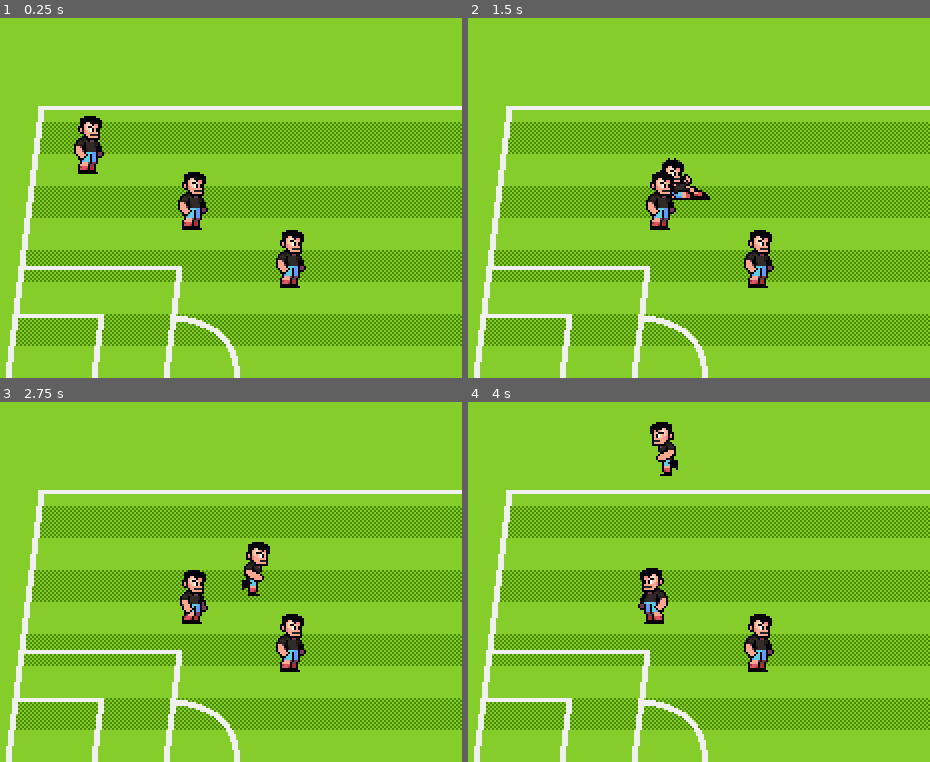
Above: before the commit, frames 1-4 (two rows, left to right).
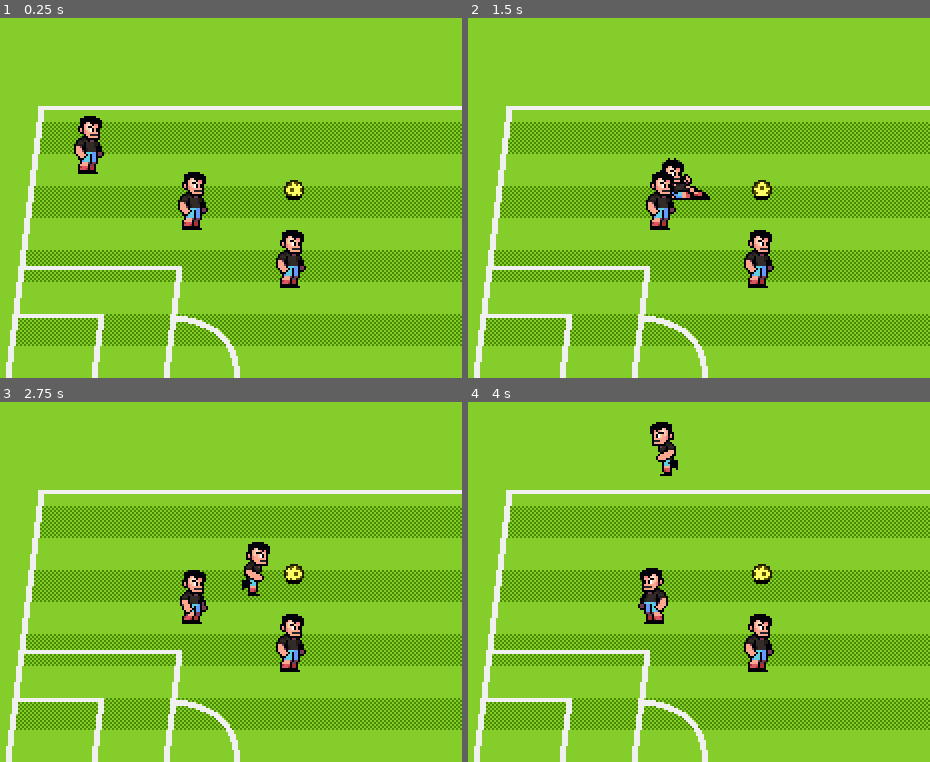
Above: after the commit, the same moments.

Repository: FlatMan89/soccer-course
Game: Godot game, scene res://scenes/world.tscn
Same seed, same stepped clock (60 frames per second), same inputs: the game is played once before the commit and once after it.
Inputs:
- Up to frame 1 (0.25 s): no input
- Up to frame 2 (1.5 s): hold Right (p1_right) 0.53-1.28 s; tap [ (p1_pass) at 0.6 s; hold Down (p1_down) from 1.28 s (still down); tap ] (p1_shoot) at 1.35 s
- Up to frame 3 (2.75 s): release Down (p1_down) at 2.03 s; hold Right (p1_right) from 2.03 s (still down); tap S (p2_down) at 2.1 s
- Up to frame 4 (4 s): release Right (p1_right) at 2.78 s; hold Up (p1_up) 2.78-3.53 s; tap A (p2_left) at 2.85 s; hold Left (p1_left) from 3.53 s (still down); tap ` (p2_pass) at 3.6 s

The runs differ from the first frame. In frame 1, 0.2% of the frame differs, in the area x 61-66%, y 45-51%; in frame 2, 0.2%; in frame 3, 0.2%; in frame 4, 0.2%.

Commit message:
add: 添加球对象和球的状态机

Diff:
--- a/project.godot
+++ b/project.godot
@@ -91,6 +91,12 @@
 ]
 }
 
+[layer_names]
+
+2d_physics/layer_1="PitchWalls"
+2d_physics/layer_2="Player"
+2d_physics/layer_3="Ball"
+
 [rendering]
 
 textures/canvas_textures/default_texture_filter=0
--- /dev/null
+++ b/scenes/ball/ball.gd
@@ -0,0 +1,23 @@
+class_name Ball
+extends AnimatableBody2D
+
+enum State { CARRIED, FREEFORM, SHOT }
+
+@onready var player_detection_area: Area2D = %PlayerDetectionArea
+
+var carrer: Player = null
+var current_state: BallState = null
+var state_factory := BallStateFactory.new()
+var velocity := Vector2.ZERO
+
+func _ready() -> void:
+	switch_state(State.FREEFORM)
+
+func switch_state(state: State) -> void:
+	if current_state != null:
+		current_state.queue_free()
+	current_state = state_factory.get_fresh_state(state)
+	current_state.setup(self, player_detection_area, carrer)
+	current_state.state_transition_requested.connect(switch_state.bind())
+	current_state.name = "BallStateMachine"
+	call_deferred("add_child", current_state)
--- /dev/null
+++ b/scenes/ball/ball.tscn
@@ -0,0 +1,102 @@
+[gd_scene load_steps=10 format=3 uid="uid://c38w2p61uoj3m"]
+
+[ext_resource type="Texture2D" uid="uid://dw3bapslinwms" path="res://assets/art/props/soccer-ball.png" id="1_oqv3d"]
+[ext_resource type="Script" uid="uid://dl0vtrl3vwqaq" path="res://scenes/ball/ball.gd" id="1_stoaj"]
+[ext_resource type="Texture2D" uid="uid://bleog7jpl5ibi" path="res://assets/art/props/ball-shadow.png" id="2_nv6q1"]
+
+[sub_resource type="CircleShape2D" id="CircleShape2D_oqv3d"]
+radius = 5.0
+
+[sub_resource type="Animation" id="Animation_nv6q1"]
+length = 0.001
+tracks/0/type = "value"
+tracks/0/imported = false
+tracks/0/enabled = true
+tracks/0/path = NodePath("BallSprite:frame")
+tracks/0/interp = 1
+tracks/0/loop_wrap = true
+tracks/0/keys = {
+"times": PackedFloat32Array(0),
+"transitions": PackedFloat32Array(1),
+"update": 1,
+"values": [0]
+}
+
+[sub_resource type="Animation" id="Animation_oqv3d"]
+resource_name = "idle"
+length = 0.1
+tracks/0/type = "value"
+tracks/0/imported = false
+tracks/0/enabled = true
+tracks/0/path = NodePath("BallSprite:frame")
+tracks/0/interp = 1
+tracks/0/loop_wrap = true
+tracks/0/keys = {
+"times": PackedFloat32Array(0),
+"transitions": PackedFloat32Array(1),
+"update": 1,
+"values": [0]
+}
+
+[sub_resource type="Animation" id="Animation_stoaj"]
+resource_name = "roll"
+length = 0.2
+loop_mode = 1
+step = 0.05
+tracks/0/type = "value"
+tracks/0/imported = false
+tracks/0/enabled = true
+tracks/0/path = NodePath("BallSprite:frame")
+tracks/0/interp = 1
+tracks/0/loop_wrap = true
+tracks/0/keys = {
+"times": PackedFloat32Array(0, 0.05, 0.1, 0.15),
+"transitions": PackedFloat32Array(1, 1, 1, 1),
+"update": 1,
+"values": [0, 1, 2, 3]
+}
+
+[sub_resource type="AnimationLibrary" id="AnimationLibrary_stoaj"]
+_data = {
+&"RESET": SubResource("Animation_nv6q1"),
+&"idle": SubResource("Animation_oqv3d"),
+&"roll": SubResource("Animation_stoaj")
+}
+
+[sub_resource type="CircleShape2D" id="CircleShape2D_nv6q1"]
+radius = 4.0
+
+[node name="Ball" type="AnimatableBody2D"]
+collision_layer = 4
+script = ExtResource("1_stoaj")
+
+[node name="BallSprite" type="Sprite2D" parent="."]
+texture = ExtResource("1_oqv3d")
+centered = false
+offset = Vector2(-5, -10)
+hframes = 4
+
+[node name="CollisionShape2D" type="CollisionShape2D" parent="."]
+position = Vector2(0, -5)
+shape = SubResource("CircleShape2D_oqv3d")
+
+[node name="AnimationPlayer" type="AnimationPlayer" parent="."]
+libraries = {
+&"": SubResource("AnimationLibrary_stoaj")
+}
+autoplay = "roll"
+
+[node name="ShadowSprite" type="Sprite2D" parent="."]
+texture = ExtResource("2_nv6q1")
+centered = false
+offset = Vector2(-8, -16)
+
+[node name="PlayerDetectionArea" type="Area2D" parent="."]
+unique_name_in_owner = true
+collision_layer = 0
+collision_mask = 2
+monitorable = false
+
+[node name="CollisionShape2D" type="CollisionShape2D" parent="PlayerDetectionArea"]
+position = Vector2(0, -5)
+shape = SubResource("CircleShape2D_nv6q1")
--- /dev/null
+++ b/scenes/ball/ball_states/ball_state.gd
@@ -0,0 +1,13 @@
+class_name BallState
+extends Node
+
+signal state_transition_requested(new_state: BallState)
+
+var carrer: Player = null
+var ball: Ball = null
+var player_detection_area: Area2D = null
+
+func setup(context_ball: Ball, content_player_detection_area: Area2D, context_carrer: Player) -> void:
+	ball = context_ball
+	player_detection_area = content_player_detection_area
+	carrer = context_carrer
--- /dev/null
+++ b/scenes/ball/ball_states/ball_state_carried.gd
@@ -0,0 +1,10 @@
+class_name BallStateCarried
+extends BallState
+
+
+func _enter_tree() -> void:
+	assert(carrer != null)
+
+
+func _process(delta: float) -> void:
+	ball.position = carrer.position
--- /dev/null
+++ b/scenes/ball/ball_states/ball_state_factory.gd
@@ -0,0 +1,14 @@
+class_name BallStateFactory
+
+var states: Dictionary
+
+func _init() -> void:
+	states = {
+		Ball.State.CARRIED: BallStateCarried,
+		Ball.State.FREEFORM: BallStateFreeForm,
+		Ball.State.SHOT: BallStateShot,
+	}
+
+func get_fresh_state(state: Ball.State) -> BallState:
+	assert(states.has(state), "状态不存在")
+	return states.get(state).new()
--- /dev/null
+++ b/scenes/ball/ball_states/ball_state_freeform.gd
@@ -0,0 +1,10 @@
+class_name BallStateFreeForm
+extends BallState
+
+func _enter_tree() -> void:
+	player_detection_area.body_entered.connect(on_player_enter.bind())
+
+
+func on_player_enter(body: Player) -> void:
+	ball.carrer = body
+	state_transition_requested.emit(Ball.State.CARRIED)
--- /dev/null
+++ b/scenes/ball/ball_states/ball_state_shot.gd
@@ -0,0 +1,2 @@
+class_name BallStateShot
+extends BallState
--- a/scenes/characters/player.tscn
+++ b/scenes/characters/player.tscn
@@ -103,6 +103,7 @@
 }
 
 [node name="Player" type="CharacterBody2D"]
+collision_layer = 2
 script = ExtResource("1_yewv4")
 
 [node name="Sprite2D" type="Sprite2D" parent="."]
--- a/scenes/world.tscn
+++ b/scenes/world.tscn
@@ -1,9 +1,10 @@
-[gd_scene load_steps=5 format=3 uid="uid://cu23ihiatawqi"]
+[gd_scene load_steps=6 format=3 uid="uid://cu23ihiatawqi"]
 
 [ext_resource type="Texture2D" uid="uid://c5tgd6yauy1p1" path="res://assets/art/backgrounds/pitch-background.png" id="1_nnsk1"]
 [ext_resource type="Texture2D" uid="uid://ce6knayfojdua" path="res://assets/art/backgrounds/pitch-pattern.png" id="2_rwgxs"]
 [ext_resource type="Texture2D" uid="uid://cxygtqg5o6oeb" path="res://assets/art/backgrounds/pitch-lines.png" id="3_4wyf3"]
 [ext_resource type="PackedScene" uid="uid://cmc2tqd1yk1a7" path="res://scenes/characters/player.tscn" id="4_k0juu"]
+[ext_resource type="PackedScene" uid="uid://c38w2p61uoj3m" path="res://scenes/ball/ball.tscn" id="5_71j4m"]
 
 [node name="World" type="Node2D"]
 
@@ -24,13 +25,19 @@
 texture = ExtResource("3_4wyf3")
 centered = false
 
-[node name="Player" parent="." instance=ExtResource("4_k0juu")]
+[node name="ActorsContainer" type="Node2D" parent="."]
+y_sort_enabled = true
+
+[node name="Player" parent="ActorsContainer" instance=ExtResource("4_k0juu")]
 position = Vector2(94, 78)
 control_scheme = 1
 
-[node name="Player2" parent="." instance=ExtResource("4_k0juu")]
+[node name="Player2" parent="ActorsContainer" instance=ExtResource("4_k0juu")]
 position = Vector2(146, 106)
 control_scheme = 2
 
-[node name="Player3" parent="." instance=ExtResource("4_k0juu")]
+[node name="Player3" parent="ActorsContainer" instance=ExtResource("4_k0juu")]
 position = Vector2(195, 135)
+
+[node name="Ball" parent="ActorsContainer" instance=ExtResource("5_71j4m")]
+position = Vector2(196, 91)
Not shown, added: scenes/ball/ball.gd.uid
Not shown, added: scenes/ball/ball_states/ball_state.gd.uid
Not shown, added: scenes/ball/ball_states/ball_state_carried.gd.uid
Not shown, added: scenes/ball/ball_states/ball_state_factory.gd.uid
Not shown, added: scenes/ball/ball_states/ball_state_freeform.gd.uid
Not shown, added: scenes/ball/ball_states/ball_state_shot.gd.uid
